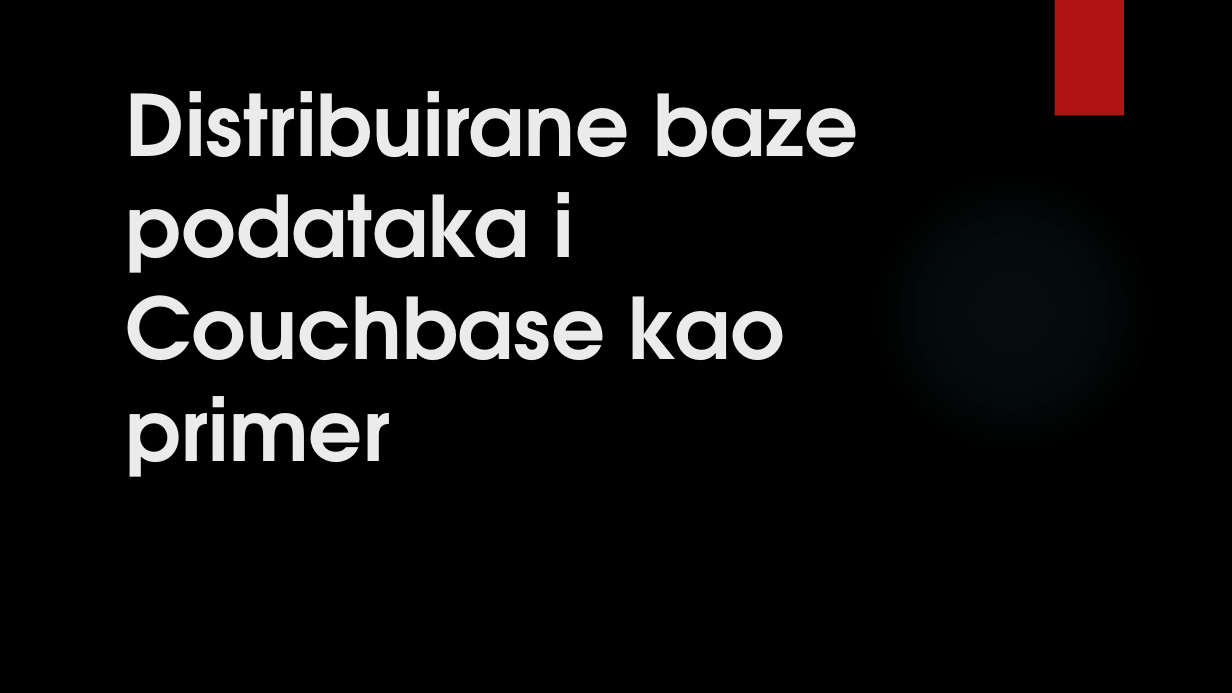
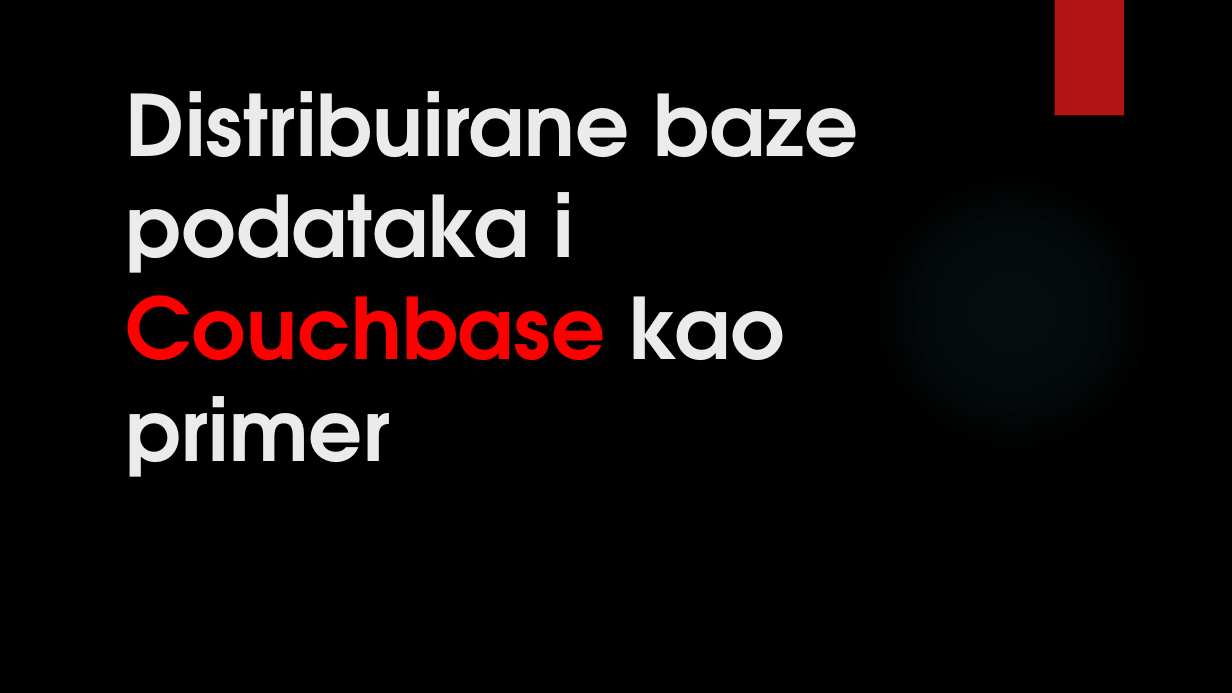
Before and after one commit to Rista5/DBMS, a slide deck: slide 1 of Distribuirane baze/Distribuirane baze podataka.pptx. Drawn at 1232x693 pixels with LibreOffice and Linux fonts; fonts in the diff are those of the drawing; background and template pictures are left out. Boxes give left, top, right and bottom in pixels: in the first picture for what was removed or moved away, otherwise in the second. Text is boxed around its words. In the diff, an @@ line names an element or a change of style, - is before the commit and + after.

```diff
--- a/Distribuirane baze/Distribuirane baze podataka.pptx
+++ b/Distribuirane baze/Distribuirane baze podataka.pptx
@@ title "Distribuirane baze podataka i Couchbase ..." at box(126, 91, 858, 477): text colour #EBEBEB to #FF0000 in "Couchbase" @@
```
Also in this commit, not shown: 13 other slides changed, 2 slides removed, 11 other files.
